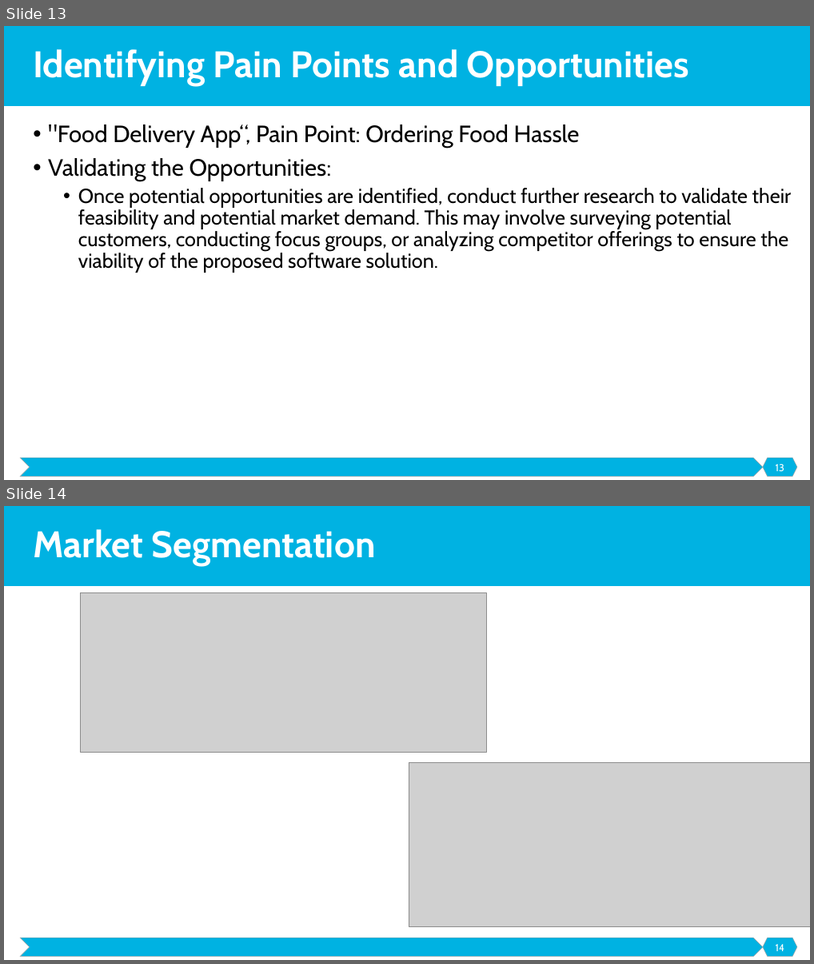
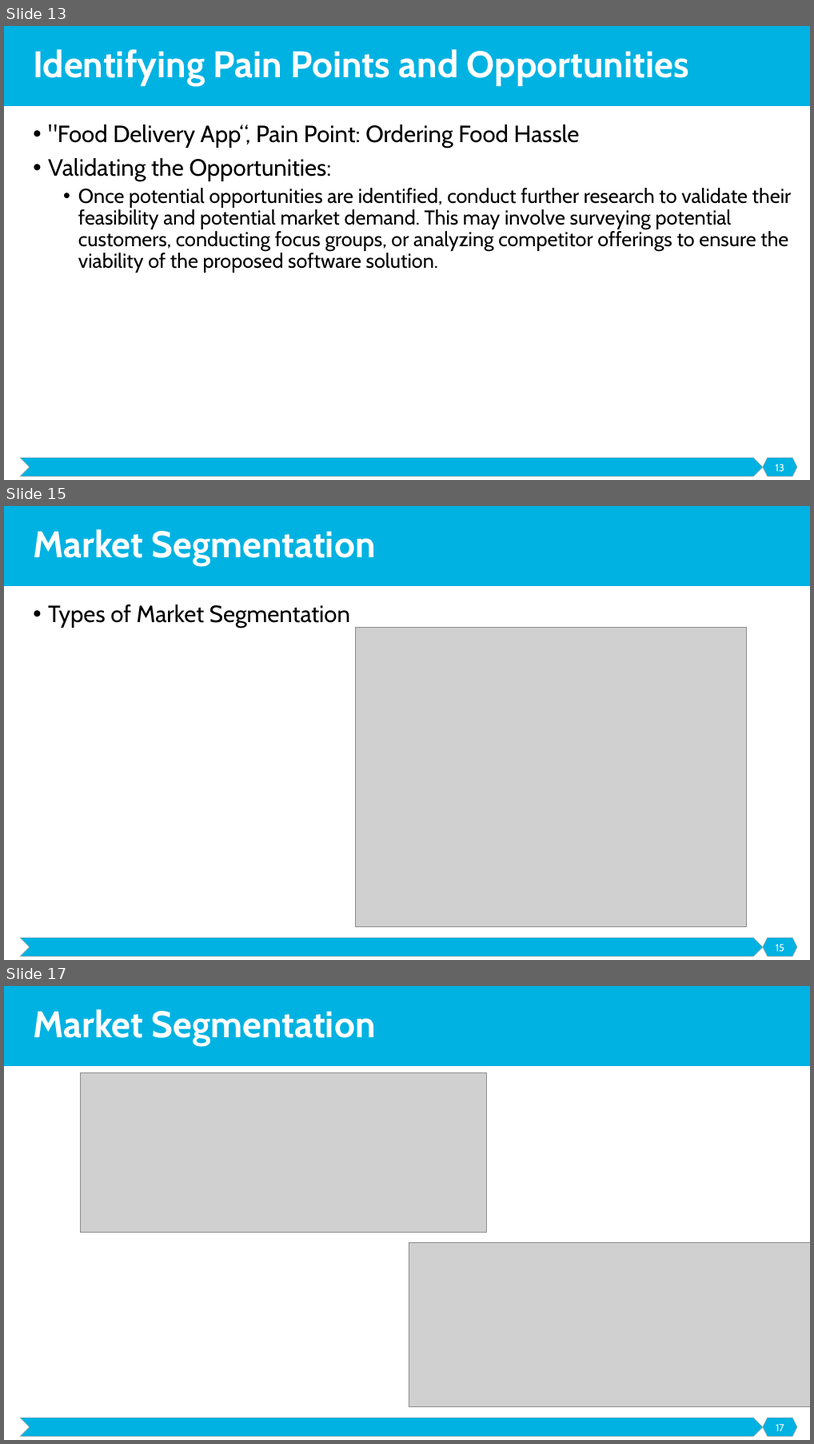
Before and after one commit to malenezi/malenezi, a slide deck: SE495/Lectures/3-Ideation and Design/Ideation and Design.pptx. Shown one above the other, each under a label of ours: slides 13 and 14 before the commit, slides 13, 15 and 17 after it; the slides between them are not shown. The pictures are 814x964 and 814x1444 pixels, drawn with LibreOffice and Linux fonts; fonts in the diff are those of the drawing; grey boxes stand for pictures. Boxes give left, top, right and bottom in pixels: in the first picture for what was removed or moved away, otherwise in the second. Text is boxed around its words. In the diff, an @@ line names an element or a change of style, - is before the commit and + after.

```diff
--- a/SE495/Lectures/3-Ideation and Design/Ideation and Design.pptx
+++ b/SE495/Lectures/3-Ideation and Design/Ideation and Design.pptx
@@ slide 15 added at (4, 506, 810, 960), background #FFFFFF; not listed: 3 template elements that a slide beside it also shows @@
@@ title added at (33, 529, 376, 566), 44 pt, text #FFFFFF, bold @@
+Market Segmentation
@@ text added at (48, 604, 350, 628), 28 pt, text #000000 @@
+• Types of Market Segmentation
@@ picture added at (355, 628, 747, 927) @@
@@ page number added at (776, 944, 785, 951), 12 pt, text #FFFFFF @@
+15
@@ what was slide 14 is now slide 17 @@
@@ page number at (776, 1424, 785, 1431): text changed @@
-14
+17
```
Also in this commit, not shown: 6 other slides added.
